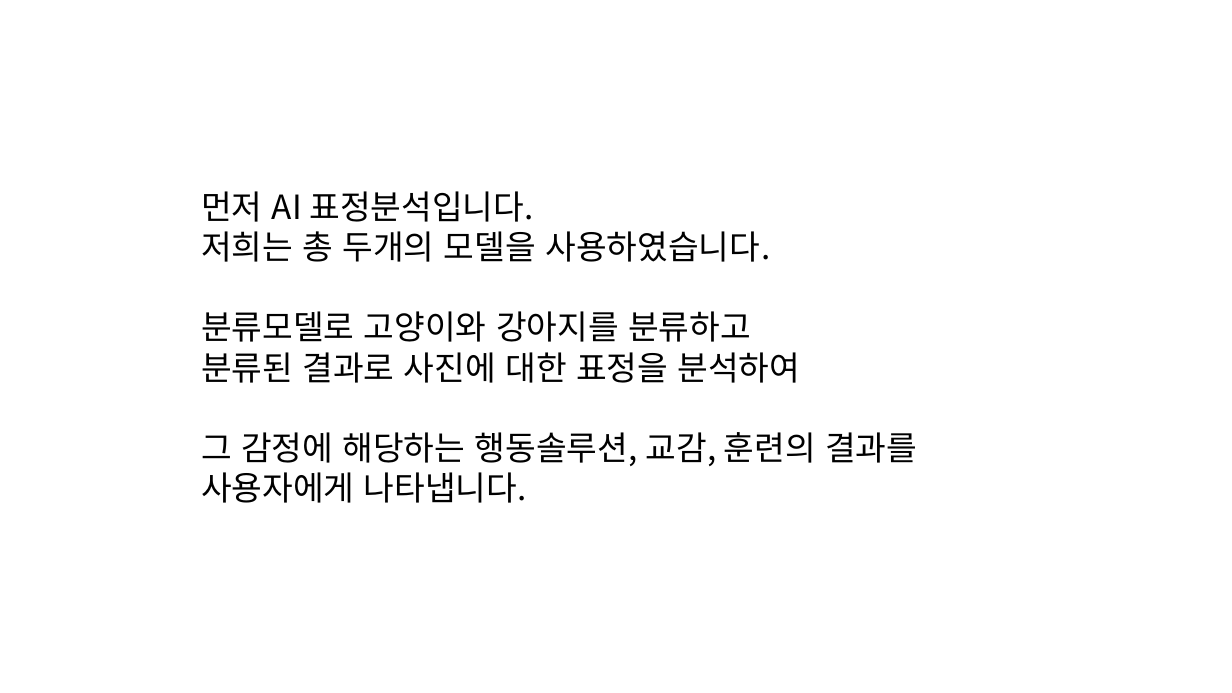
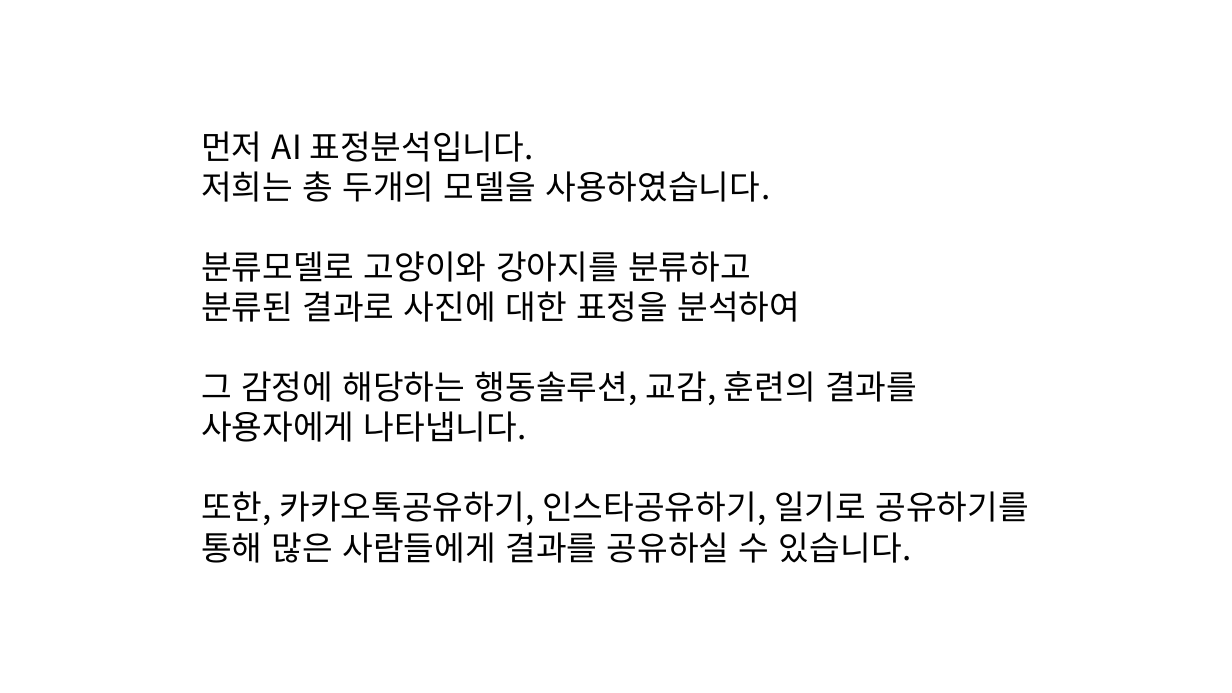
Before and after one commit to dino889/CuteCatDog, a slide deck: slide 10 of Document/최종 발표대본.pptx. Drawn at 1232x693 pixels with LibreOffice and Linux fonts; fonts in the diff are those of the drawing. Boxes give left, top, right and bottom in pixels: in the first picture for what was removed or moved away, otherwise in the second. Text is boxed around its words. In the diff, an @@ line names an element or a change of style, - is before the commit and + after.

```diff
--- a/Document/최종 발표대본.pptx
+++ b/Document/최종 발표대본.pptx
@@ text "먼저 AI 표정분석입니다.": place and size @@
-text "먼저 AI 표정분석입니다." at [201,191,917,503]
+text "먼저 AI 표정분석입니다." at [201,131,1028,563]
@@ text at [201,491,1028,563]: paragraph added @@
+또한, 카카오톡공유하기, 인스타공유하기, 일기로 공유하기를 통해 많은 사람들에게 결과를 공유하실 수 있습니다.
```
Also in this commit, not shown: 1 other slide changed.
